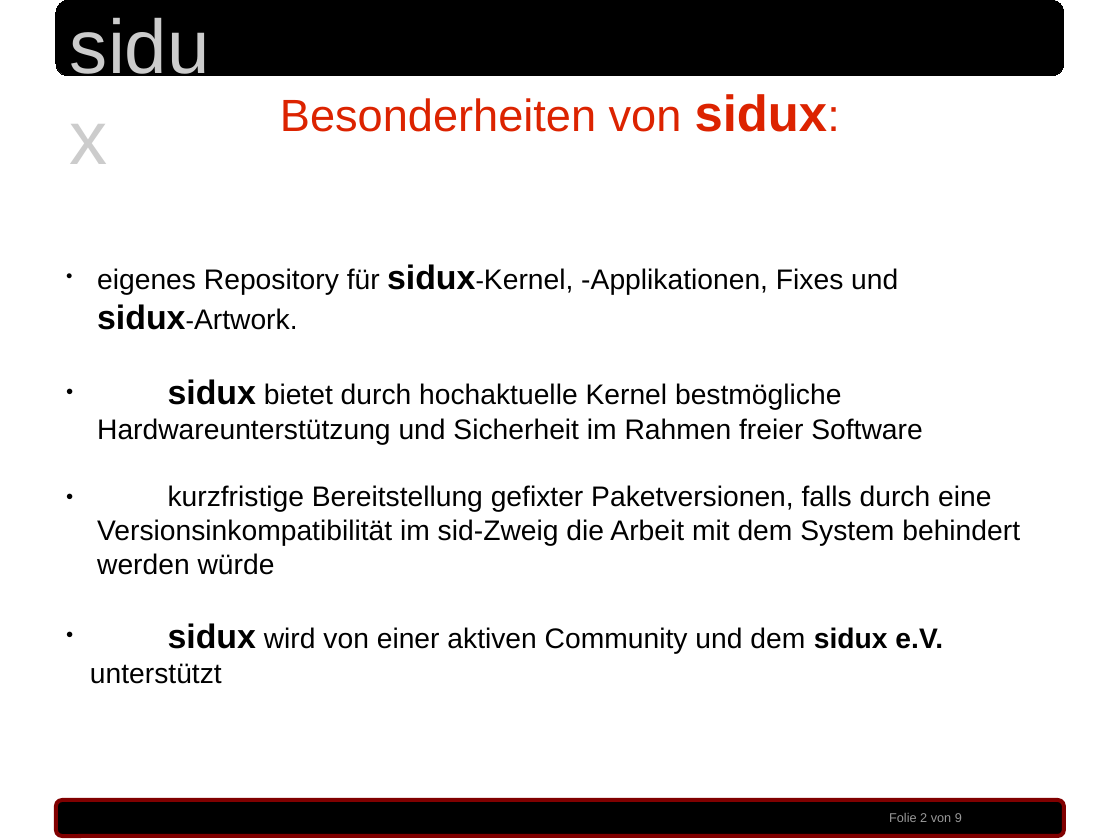
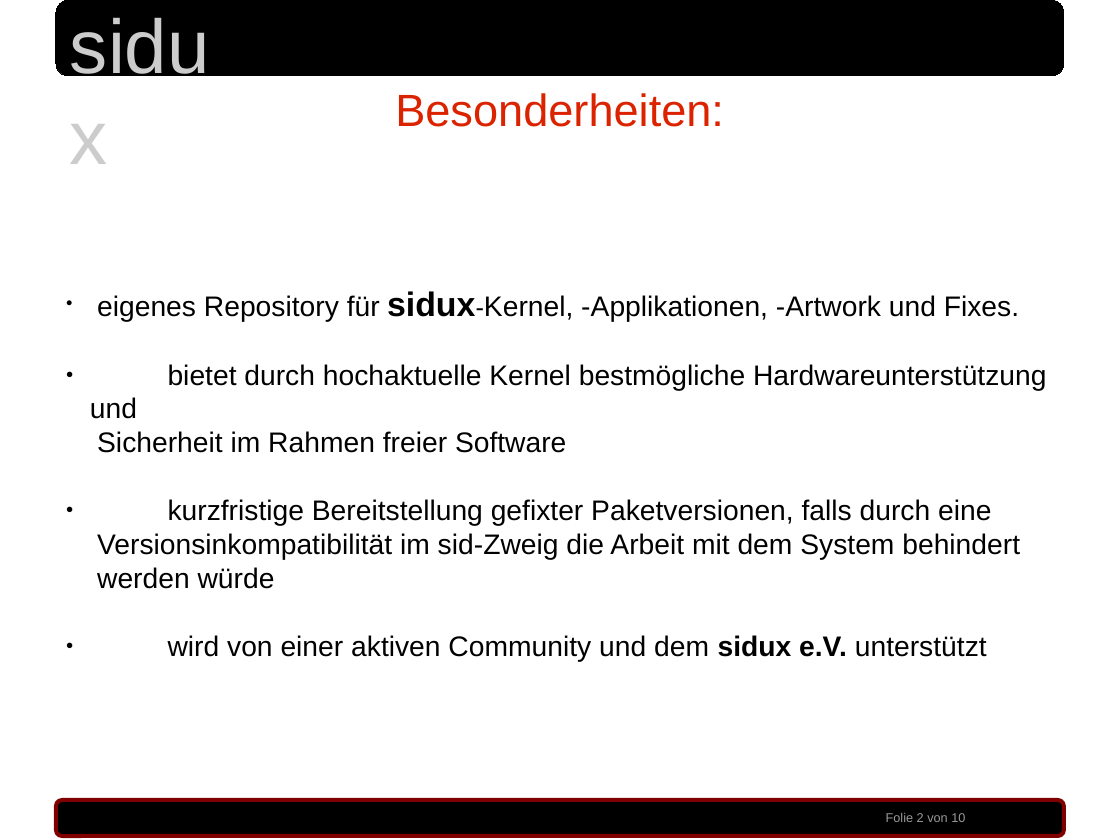
Before and after one commit to sidux-ev/praesentation, a slide deck: slide 2 of bin/froscon_2010.odp. Drawn at 1120x840 pixels with LibreOffice and Linux fonts; fonts in the diff are those of the drawing; background and template pictures are left out. Boxes give left, top, right and bottom in pixels: in the first picture for what was removed or moved away, otherwise in the second. Text is boxed around its words. In the diff, an @@ line names an element or a change of style, - is before the commit and + after.

Commit message:
text in odp eingesetzt

```diff
--- a/bin/froscon_2010.odp
+++ b/bin/froscon_2010.odp
@@ text at <box>395,93,724,127</box>: text changed @@
-Besonderheiten von sidux:
+Besonderheiten:
@@ text at <box>90,291,1047,453</box>: text changed @@
-● eigenes Repository für sidux-Kernel, -Applikationen, Fixes und
-  sidux-Artwork.
-● sidux bietet durch hochaktuelle Kernel bestmögliche
-  Hardwareunterstützung und Sicherheit im Rahmen freier Software
+● eigenes Repository für sidux-Kernel, -Applikationen, -Artwork und Fixes.
+● bietet durch hochaktuelle Kernel bestmögliche Hardwareunterstützung und
+  Sicherheit im Rahmen freier Software
@@ text at <box>168,635,987,662</box>: text changed @@
-● sidux wird von einer aktiven Community und dem sidux e.V. unterstützt
+● wird von einer aktiven Community und dem sidux e.V. unterstützt
@@ text at <box>886,813,965,822</box>: text changed @@
-Folie 2 von 9
+Folie 2 von 10
```
Also in this commit, not shown: 7 other slides changed, 1 slide added.
